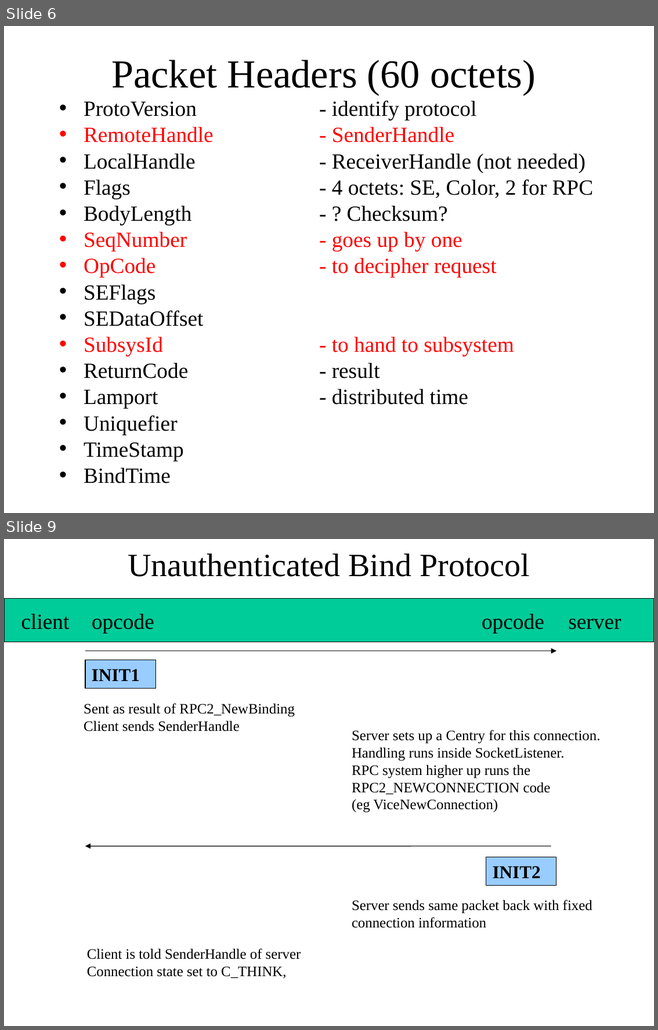
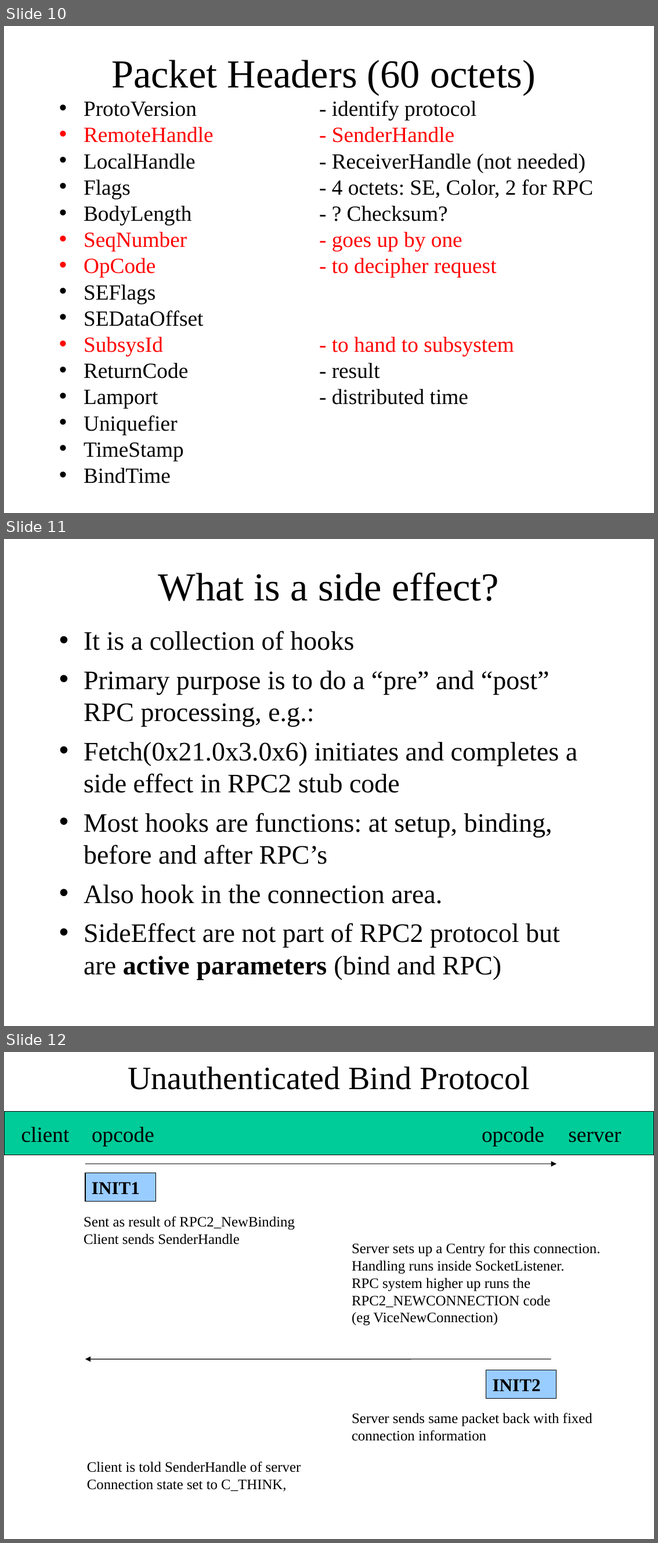
Before and after one commit to cmusatyalab/coda-doc, a slide deck: internals/rpc2/rpc2.ppt. Shown one above the other, each under a label of ours: slides 6 and 9 before the commit, slides 10, 11 and 12 after it; the slides between them are not shown. The pictures are 658x1030 and 658x1543 pixels, drawn with LibreOffice and Linux fonts; fonts in the diff are those of the drawing. Boxes give left, top, right and bottom in pixels: in the first picture for what was removed or moved away, otherwise in the second. Text is boxed around its words. In the diff, an @@ line names an element or a change of style, - is before the commit and + after.

```diff
--- a/internals/rpc2/rpc2.ppt
+++ b/internals/rpc2/rpc2.ppt
@@ slide 11 added at (4, 539, 654, 1026), background #FFFFFF @@
@@ title added at (158, 573, 499, 601), 44 pt, text #000000 @@
+What is a side effect?
@@ text added at (83, 631, 577, 980), 29.6 pt, text #000000 @@
+• It is a collection of hooks
+• Primary purpose is to do a “pre” and “post” RPC processing, e.g.:
+• Fetch(0x21.0x3.0x6) initiates and completes a side effect in RPC2 stub code
+• Most hooks are functions: at setup, binding, before and after RPC’s
+• Also hook in the connection area.
+• SideEffect are not part of RPC2 protocol but are active parameters (bind and RPC)
@@ what was slide 6 is now slide 10 @@
@@ what was slide 9 is now slide 12 @@
```
Also in this commit, not shown: 5 slides changed, 1 other slide added.
